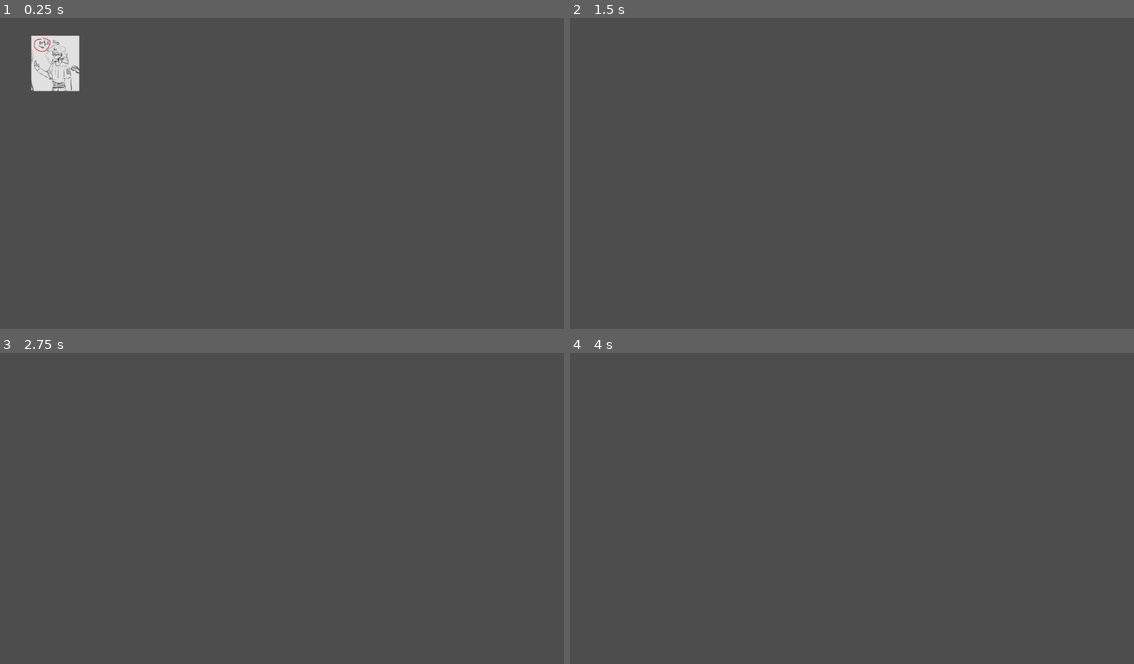
Above: before the commit, frames 1-4 (two rows, left to right).
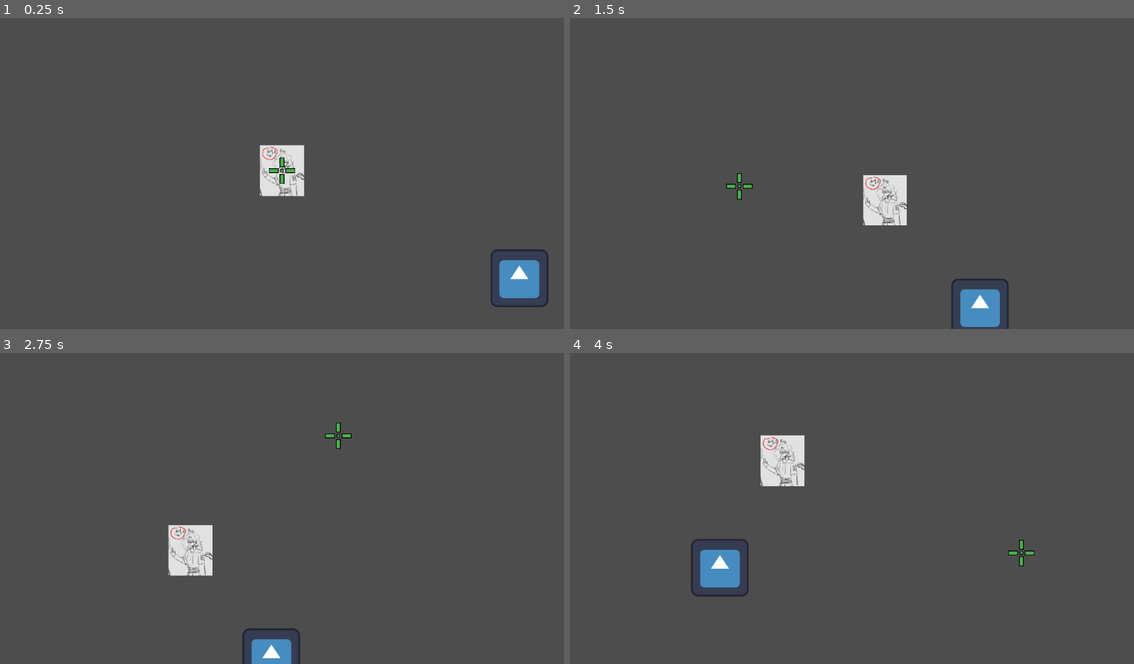
Above: after the commit, the same moments.

Repository: mathkkj/ROGUENAVE
Game: Godot game, scene res://cena.tscn
Same seed, same stepped clock (60 frames per second), same inputs: the game is played once before the commit and once after it. Before the commit the project has no main scene; this scene is started directly in both runs. The engine's default icon, where the game draws it, is replaced by a stand-in: a white triangle on a blue panel in a dark square.
Inputs (mouse positions are in pixels of both pictures, inside the frame that each line leads up to):
- Up to frame 1 (0.25 s): no input
- Up to frame 2 (1.5 s): tap Enter (ui_accept) at 0.5, 0.6, 0.77, 1.07, 1.35 s; move the mouse to (976, 154) at 0.52 s; hold Right (ui_right) from 0.53 s (still down); click (976, 154) at 0.67 s; move the mouse to (739, 185) at 1.27 s; click (739, 185) at 1.42 s
- Up to frame 3 (2.75 s): tap Enter (ui_accept) at 1.52, 1.82, 2.1 s; move the mouse to (338, 436) at 2.02 s; release Right (ui_right) at 2.03 s; hold Left (ui_left) from 2.03 s (still down); click (338, 436) at 2.17 s
- Up to frame 4 (4 s): move the mouse to (823, 567) at 2.77 s; release Left (ui_left) at 2.78 s; hold Right (ui_right) from 2.78 s (still down); tap Enter (ui_accept) at 2.85, 3.02, 3.32, 3.6, 3.77 s; click (823, 567) at 2.92 s; move the mouse to (1021, 552) at 3.52 s; click (1021, 552) at 3.67 s

The runs differ from the first frame. In frame 1, 4.0% of the frame differs, in the area x 5-98%, y 5-93%; in frame 2, 2.4%; in frame 3, 2.1%; in frame 4, 2.5%.

Commit message:
Update Movimentação

Diff:
--- /dev/null
+++ b/camera.gd
@@ -0,0 +1,27 @@
+extends Camera2D
+
+@export var personagem: CharacterBody2D
+@export var distancia_maxima := Vector2(200, 100)
+
+var desired_offset := Vector2(0,0)
+
+func _process(delta: float) -> void:
+	if personagem == null:
+		return
+
+	var zoom_aplicado := Vector2(1,1)
+	var alvo_offset := Vector2(0,0)
+
+	if Global.usando_controle:
+		zoom_aplicado = Vector2(1, 1)
+		var direcao := Input.get_vector("esquerdaAnalogicoDireito", "direitaAnalogicoDireito", "cimaAnalogicoDireito", "baixoAnalogicoDireito")
+		alvo_offset = direcao * distancia_maxima
+	else:
+		zoom_aplicado = Vector2(0.92, 0.92)
+		alvo_offset = get_global_mouse_position() - personagem.global_position
+		alvo_offset.x = clamp(alvo_offset.x, -distancia_maxima.x, distancia_maxima.x)
+		alvo_offset.y = clamp(alvo_offset.y, -distancia_maxima.y, distancia_maxima.y)
+
+	desired_offset = desired_offset.lerp(alvo_offset, 8.0 * delta)
+	zoom = zoom.lerp(zoom_aplicado, 10.0 * delta)
+	global_position = personagem.global_position + desired_offset
--- a/cena.tscn
+++ b/cena.tscn
@@ -1,11 +1,33 @@
 [gd_scene format=3 uid="uid://b3gbqyj6pujkq"]
 
 [ext_resource type="PackedScene" uid="uid://by4q75nrxtdxj" path="res://personagem.tscn" id="1_2vsai"]
+[ext_resource type="Script" uid="uid://nq0wgah86c28" path="res://global.gd" id="1_c3sxu"]
+[ext_resource type="Texture2D" uid="uid://dbcftilx587yt" path="res://icon.svg" id="2_828d7"]
 [ext_resource type="Script" uid="uid://cctxoitx16ea2" path="res://personagem.gd" id="2_fwo5d"]
+[ext_resource type="Script" uid="uid://cqt6t2sexfgvc" path="res://camera.gd" id="3_mxkdn"]
+[ext_resource type="Texture2D" uid="uid://c28wq0mh1i85y" path="res://placeholder/mira.png" id="6_w1627"]
+[ext_resource type="Script" uid="uid://nhicgyskphcw" path="res://mira.gd" id="7_yan1i"]
 
 [node name="cena" type="Node2D" unique_id=1523779238]
+script = ExtResource("1_c3sxu")
 
-[node name="CharacterBody2D" parent="." unique_id=385973709 instance=ExtResource("1_2vsai")]
-position = Vector2(113, 76)
+[node name="Icon" type="Sprite2D" parent="." unique_id=216137227]
+position = Vector2(524, 238)
+texture = ExtResource("2_828d7")
+
+[node name="Camera2D" type="Camera2D" parent="." unique_id=1368271444 node_paths=PackedStringArray("personagem")]
+position_smoothing_enabled = true
+position_smoothing_speed = 10.0
+script = ExtResource("3_mxkdn")
+personagem = NodePath("../personagem")
+
+[node name="personagem" parent="." unique_id=385973709 instance=ExtResource("1_2vsai")]
+position = Vector2(1.4305115e-06, 4.7683716e-07)
 scale = Vector2(1.8865434, 1.8865434)
 script = ExtResource("2_fwo5d")
+
+[node name="mira" type="Sprite2D" parent="." unique_id=2001920730]
+z_index = 2
+scale = Vector2(0.2626967, 0.2626967)
+texture = ExtResource("6_w1627")
+script = ExtResource("7_yan1i")
--- /dev/null
+++ b/global.gd
@@ -0,0 +1,12 @@
+extends Node
+
+var usando_controle := false
+
+func _input(event: InputEvent) -> void:
+	if event is InputEventMouseMotion or event is InputEventMouseButton:
+		usando_controle = false
+	elif event is InputEventJoypadMotion:
+		if abs(event.axis_value) > 0.2:
+			usando_controle = true
+	elif event is InputEventJoypadButton:
+		usando_controle = true
--- /dev/null
+++ b/mira.gd
@@ -0,0 +1,11 @@
+extends Sprite2D
+
+func _process(delta: float) -> void:
+	global_position = get_global_mouse_position()
+
+	if Global.usando_controle == true:
+		visible = false
+	else:
+		visible = true
+
+	Input.set_mouse_mode(Input.MOUSE_MODE_HIDDEN)
--- a/personagem.gd
+++ b/personagem.gd
@@ -1,25 +1,17 @@
 extends CharacterBody2D
 
-
-const SPEED = 300.0
-const JUMP_VELOCITY = -400.0
-
+@export var velocidade = 350.0
+@export var aceleracao = 2750.0
+@export var atrito = 1500.0
 
 func _physics_process(delta: float) -> void:
-	# Add the gravity.
-	if not is_on_floor():
-		velocity += get_gravity() * delta
+	var direcao := Input.get_vector("esquerda", "direita", "cima", "baixo")
 
-	# Handle jump.
-	if Input.is_action_just_pressed("ui_accept") and is_on_floor():
-		velocity.y = JUMP_VELOCITY
-
-	# Get the input direction and handle the movement/deceleration.
-	# As good practice, you should replace UI actions with custom gameplay actions.
-	var direction := Input.get_axis("ui_left", "ui_right")
-	if direction:
-		velocity.x = direction * SPEED
+	if direcao != Vector2.ZERO:
+		#da pra tirar o normalized() se precisar
+		var velocidade_alvo = direcao.normalized() * velocidade
+		velocity = velocity.move_toward(velocidade_alvo, aceleracao * delta)
 	else:
-		velocity.x = move_toward(velocity.x, 0, SPEED)
+		velocity = velocity.move_toward(Vector2.ZERO, atrito * delta)
 
 	move_and_slide()
--- a/personagem.tscn
+++ b/personagem.tscn
@@ -1,15 +1,27 @@
 [gd_scene format=3 uid="uid://by4q75nrxtdxj"]
 
+[ext_resource type="Script" uid="uid://cctxoitx16ea2" path="res://personagem.gd" id="1_s3elh"]
 [ext_resource type="Texture2D" uid="uid://ddwvyjf2foe4o" path="res://placeholder/redpill_prog.jpeg" id="1_s304p"]
+[ext_resource type="Texture2D" uid="uid://c28wq0mh1i85y" path="res://placeholder/mira.png" id="3_114o1"]
+[ext_resource type="Script" uid="uid://nhicgyskphcw" path="res://mira.gd" id="4_gn376"]
 
 [sub_resource type="RectangleShape2D" id="RectangleShape2D_vvf27"]
 size = Vector2(52, 60)
 
-[node name="CharacterBody2D" type="CharacterBody2D" unique_id=385973709]
+[node name="personagem" type="CharacterBody2D" unique_id=860600616]
+scale = Vector2(1.8865434, 1.8865434)
+script = ExtResource("1_s3elh")
 
-[node name="Sprite2D" type="Sprite2D" parent="." unique_id=344852278]
+[node name="Sprite2D" type="Sprite2D" parent="." unique_id=235515022]
 scale = Vector2(0.22704083, 0.22704083)
 texture = ExtResource("1_s304p")
 
-[node name="CollisionShape2D" type="CollisionShape2D" parent="." unique_id=426068387]
+[node name="CollisionShape2D" type="CollisionShape2D" parent="." unique_id=1129486849]
 shape = SubResource("RectangleShape2D_vvf27")
+
+[node name="mira" type="Sprite2D" parent="." unique_id=463695497]
+z_index = 2
+position = Vector2(-7.582712e-07, -2.5275708e-07)
+scale = Vector2(0.13924766, 0.13924766)
+texture = ExtResource("3_114o1")
+script = ExtResource("4_gn376")
--- a/project.godot
+++ b/project.godot
@@ -11,8 +11,65 @@
 [application]
 
 config/name="RogueNAVE"
+run/main_scene="uid://b3gbqyj6pujkq"
 config/features=PackedStringArray("4.6", "GL Compatibility")
+boot_splash/bg_color=Color(0.19434929, 0.19434926, 0.19434926, 1)
 config/icon="res://icon.svg"
+
+[autoload]
+
+Global="*uid://nq0wgah86c28"
+
+[input]
+
+cima={
+"deadzone": 0.2,
+"events": [Object(InputEventKey,"resource_local_to_scene":false,"resource_name":"","device":-1,"window_id":0,"alt_pressed":false,"shift_pressed":false,"ctrl_pressed":false,"meta_pressed":false,"pressed":false,"keycode":0,"physical_keycode":4194320,"key_label":0,"unicode":0,"location":0,"echo":false,"script":null)
+, Object(InputEventKey,"resource_local_to_scene":false,"resource_name":"","device":-1,"window_id":0,"alt_pressed":false,"shift_pressed":false,"ctrl_pressed":false,"meta_pressed":false,"pressed":false,"keycode":0,"physical_keycode":87,"key_label":0,"unicode":119,"location":0,"echo":false,"script":null)
+, Object(InputEventJoypadMotion,"resource_local_to_scene":false,"resource_name":"","device":-1,"axis":1,"axis_value":-1.0,"script":null)
+]
+}
+baixo={
+"deadzone": 0.2,
+"events": [Object(InputEventKey,"resource_local_to_scene":false,"resource_name":"","device":-1,"window_id":0,"alt_pressed":false,"shift_pressed":false,"ctrl_pressed":false,"meta_pressed":false,"pressed":false,"keycode":0,"physical_keycode":4194322,"key_label":0,"unicode":0,"location":0,"echo":false,"script":null)
+, Object(InputEventKey,"resource_local_to_scene":false,"resource_name":"","device":-1,"window_id":0,"alt_pressed":false,"shift_pressed":false,"ctrl_pressed":false,"meta_pressed":false,"pressed":false,"keycode":0,"physical_keycode":83,"key_label":0,"unicode":115,"location":0,"echo":false,"script":null)
+, Object(InputEventJoypadMotion,"resource_local_to_scene":false,"resource_name":"","device":-1,"axis":1,"axis_value":1.0,"script":null)
+]
+}
+esquerda={
+"deadzone": 0.2,
+"events": [Object(InputEventKey,"resource_local_to_scene":false,"resource_name":"","device":-1,"window_id":0,"alt_pressed":false,"shift_pressed":false,"ctrl_pressed":false,"meta_pressed":false,"pressed":false,"keycode":0,"physical_keycode":65,"key_label":0,"unicode":97,"location":0,"echo":false,"script":null)
+, Object(InputEventKey,"resource_local_to_scene":false,"resource_name":"","device":-1,"window_id":0,"alt_pressed":false,"shift_pressed":false,"ctrl_pressed":false,"meta_pressed":false,"pressed":false,"keycode":0,"physical_keycode":4194319,"key_label":0,"unicode":0,"location":0,"echo":false,"script":null)
+, Object(InputEventJoypadMotion,"resource_local_to_scene":false,"resource_name":"","device":-1,"axis":0,"axis_value":-1.0,"script":null)
+]
+}
+direita={
+"deadzone": 0.2,
+"events": [Object(InputEventJoypadMotion,"resource_local_to_scene":false,"resource_name":"","device":-1,"axis":0,"axis_value":1.0,"script":null)
+, Object(InputEventKey,"resource_local_to_scene":false,"resource_name":"","device":-1,"window_id":0,"alt_pressed":false,"shift_pressed":false,"ctrl_pressed":false,"meta_pressed":false,"pressed":false,"keycode":0,"physical_keycode":68,"key_label":0,"unicode":100,"location":0,"echo":false,"script":null)
+, Object(InputEventKey,"resource_local_to_scene":false,"resource_name":"","device":-1,"window_id":0,"alt_pressed":false,"shift_pressed":false,"ctrl_pressed":false,"meta_pressed":false,"pressed":false,"keycode":0,"physical_keycode":4194321,"key_label":0,"unicode":0,"location":0,"echo":false,"script":null)
+]
+}
+cimaAnalogicoDireito={
+"deadzone": 0.2,
+"events": [Object(InputEventJoypadMotion,"resource_local_to_scene":false,"resource_name":"","device":-1,"axis":3,"axis_value":-1.0,"script":null)
+]
+}
+baixoAnalogicoDireito={
+"deadzone": 0.2,
+"events": [Object(InputEventJoypadMotion,"resource_local_to_scene":false,"resource_name":"","device":-1,"axis":3,"axis_value":1.0,"script":null)
+]
+}
+esquerdaAnalogicoDireito={
+"deadzone": 0.2,
+"events": [Object(InputEventJoypadMotion,"resource_local_to_scene":false,"resource_name":"","device":-1,"axis":2,"axis_value":-1.0,"script":null)
+]
+}
+direitaAnalogicoDireito={
+"deadzone": 0.2,
+"events": [Object(InputEventJoypadMotion,"resource_local_to_scene":false,"resource_name":"","device":-1,"axis":2,"axis_value":1.0,"script":null)
+]
+}
 
 [physics]
 
Not shown, added: camera.gd.uid
Not shown, added: global.gd.uid
Not shown, added: mira.gd.uid
Binary file added: placeholder/mira.png
Not shown, added: placeholder/mira.png.import
Binary file added: placeholder/mira_cai_em_png_falso.png
Not shown, added: placeholder/mira_cai_em_png_falso.png.import
